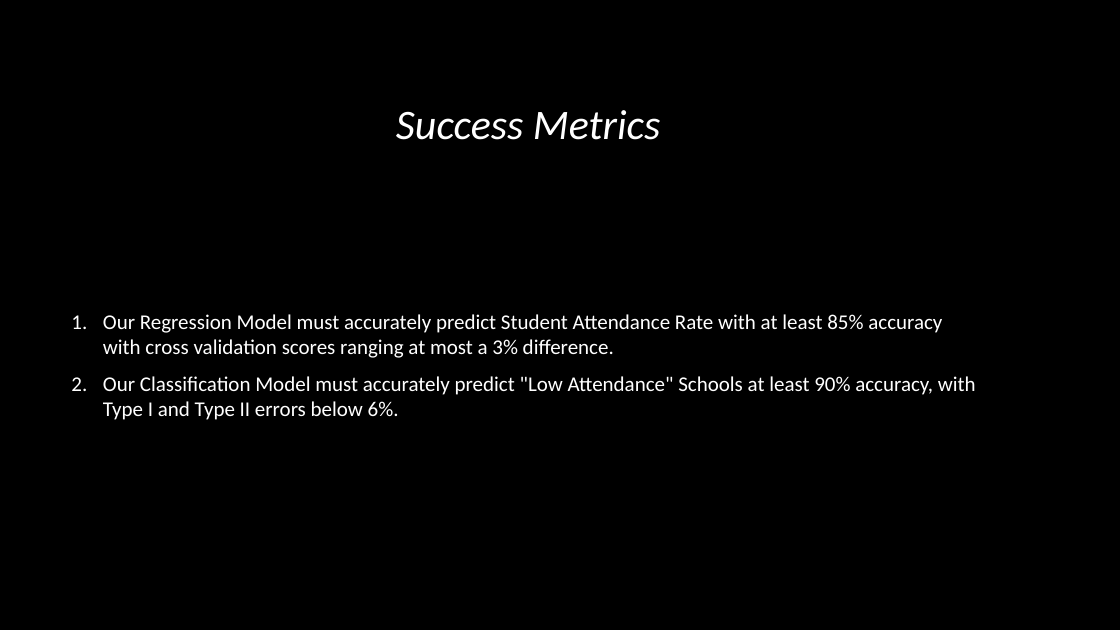
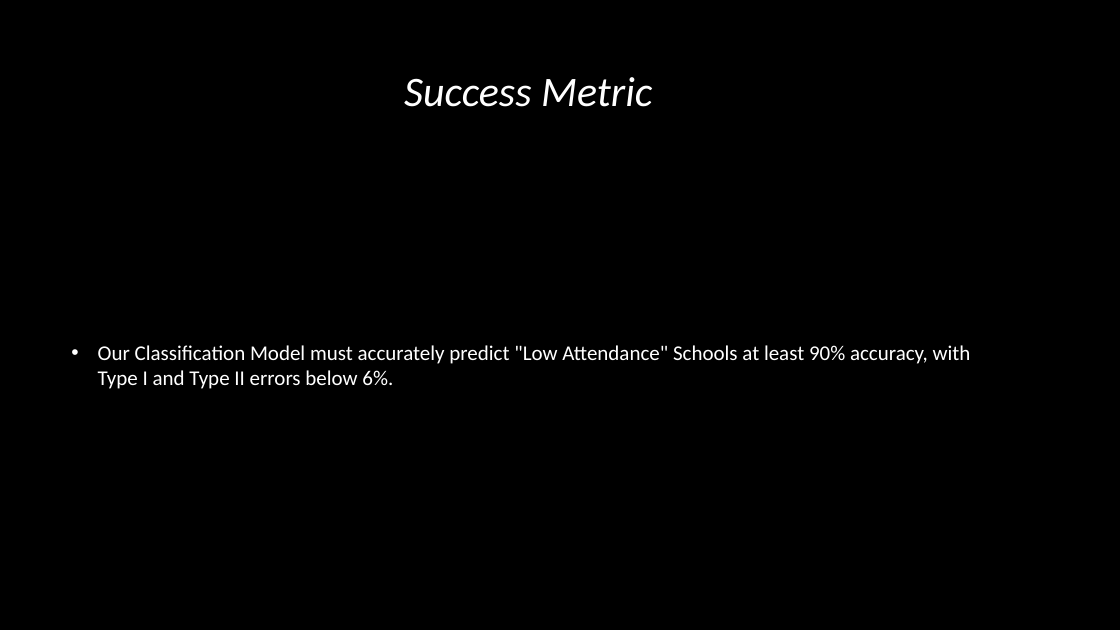
Before and after one commit to ayan1995/Thinkful, a slide deck: slide 17 of Bootcamp/Unit 3 Deeper into Supervised Learning/Supervised Learning Capstone/data-science-for-good/PASSNYC Capstone Predicting Attendance .pptx (slide 7 before the commit). Drawn at 1120x630 pixels with LibreOffice and Linux fonts; fonts in the diff are those of the drawing; background and template pictures are left out. Boxes give left, top, right and bottom in pixels: in the first picture for what was removed or moved away, otherwise in the second. Text is boxed around its words. In the diff, an @@ line names an element or a change of style, - is before the commit and + after.

Commit message:
Predicting Attendance Capstone

```diff
--- a/Bootcamp/Unit 3 Deeper into Supervised Learning/Supervised Learning Capstone/data-science-for-good/PASSNYC Capstone Predicting Attendance .pptx
+++ b/Bootcamp/Unit 3 Deeper into Supervised Learning/Supervised Learning Capstone/data-science-for-good/PASSNYC Capstone Predicting Attendance .pptx
@@ title at [404,77,652,107]: text changed @@
-Success Metrics
+Success Metric
@@ text "Our Classification Model must accurately ..." at [98,345,971,389]: bullet 1. to • @@
@@ text at [103,314,942,358]: paragraph removed @@
-1. Our Regression Model must accurately predict Student Attendance Rate with at least 85% accuracy with cross validation scores ranging at most a 3% difference.
```
Also in this commit, not shown: 4 other slides changed, 3 slides removed, 2 other files.
